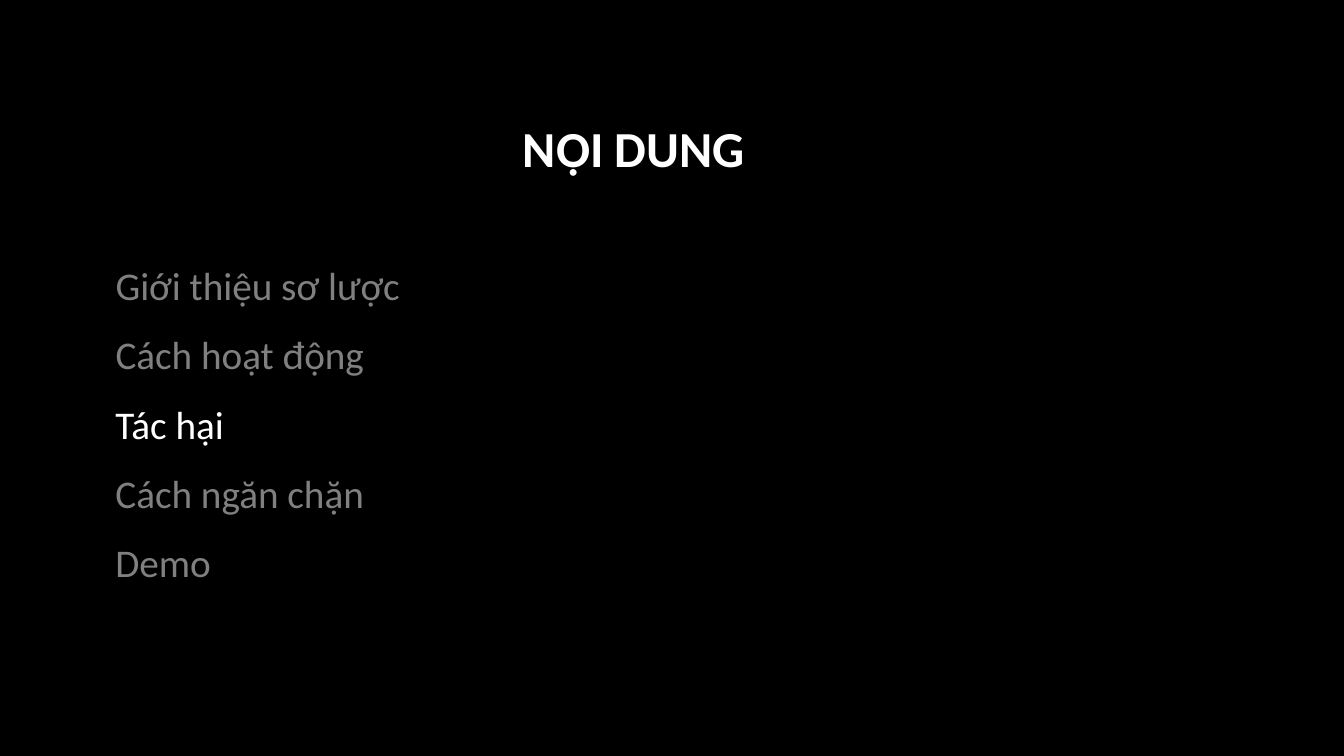
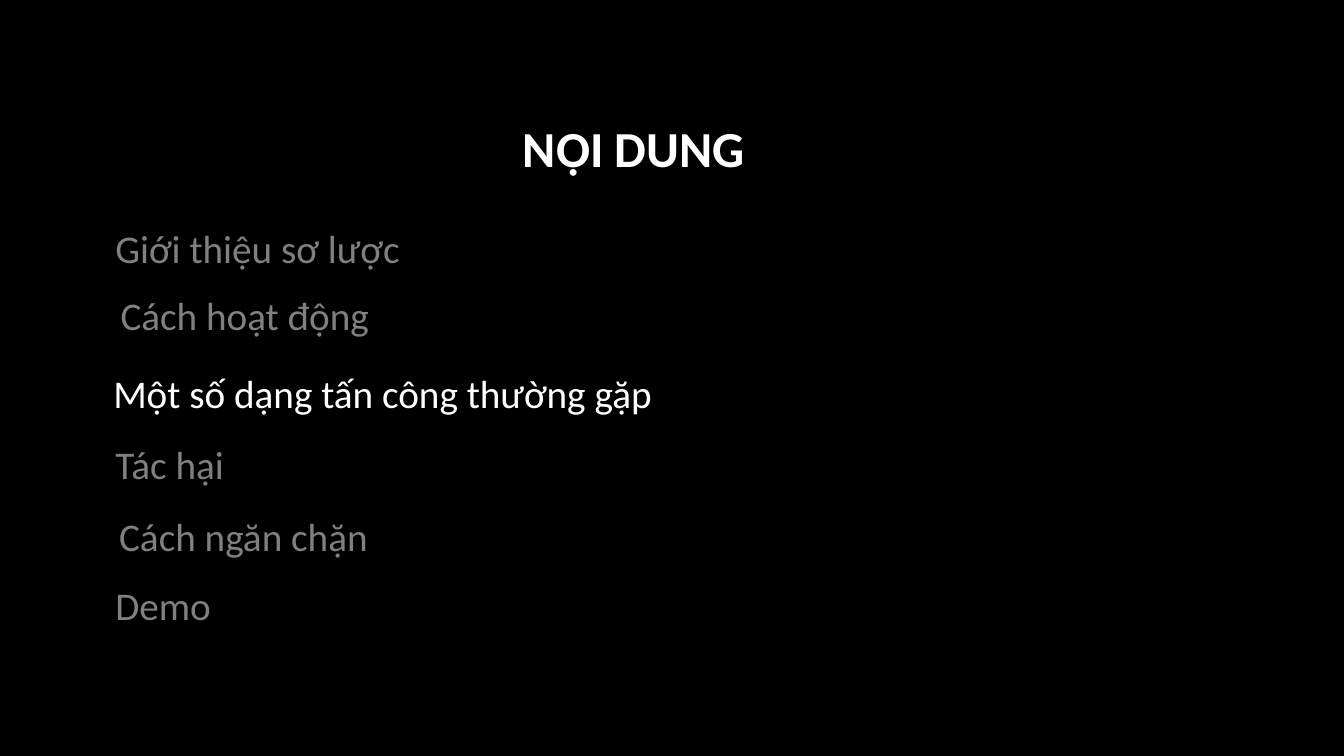
Before and after one commit to phamthanhtrungg/sql-injection, a slide deck: slide 9 of presentation.pptx. Drawn at 1344x756 pixels with LibreOffice and Linux fonts; fonts in the diff are those of the drawing; background and template pictures are left out. Boxes give left, top, right and bottom in pixels: in the first picture for what was removed or moved away, otherwise in the second. Text is boxed around its words. In the diff, an @@ line names an element or a change of style, - is before the commit and + after.

```diff
--- a/presentation.pptx
+++ b/presentation.pptx
@@ text "Giới thiệu sơ lược": place and size @@
-text "Giới thiệu sơ lược" at [116,273,400,307]
+text "Giới thiệu sơ lược" at [115,236,400,270]
@@ text "Cách hoạt động": place and size @@
-text "Cách hoạt động" at [116,342,364,376]
+text "Cách hoạt động" at [121,303,369,337]
@@ text added at [113,378,652,415], 28 pt, text #FFFFFF @@
+Một số dạng tấn công thường gặp
@@ text "Tác hại": place and size @@
-text "Tác hại" at [115,411,224,446]
+text "Tác hại" at [115,452,224,486]
@@ text "Tác hại" at [115,452,224,486]: text colour #FFFFFF to #808080 @@
@@ text "Cách ngăn chặn": place and size @@
-text "Cách ngăn chặn" at [115,481,363,515]
+text "Cách ngăn chặn" at [119,524,367,558]
@@ text "Demo": place and size @@
-text "Demo" at [115,552,210,577]
+text "Demo" at [115,595,210,620]
```
Also in this commit, not shown: 6 other slides changed, 12 slides added, 4 slides removed, 1 other file.
